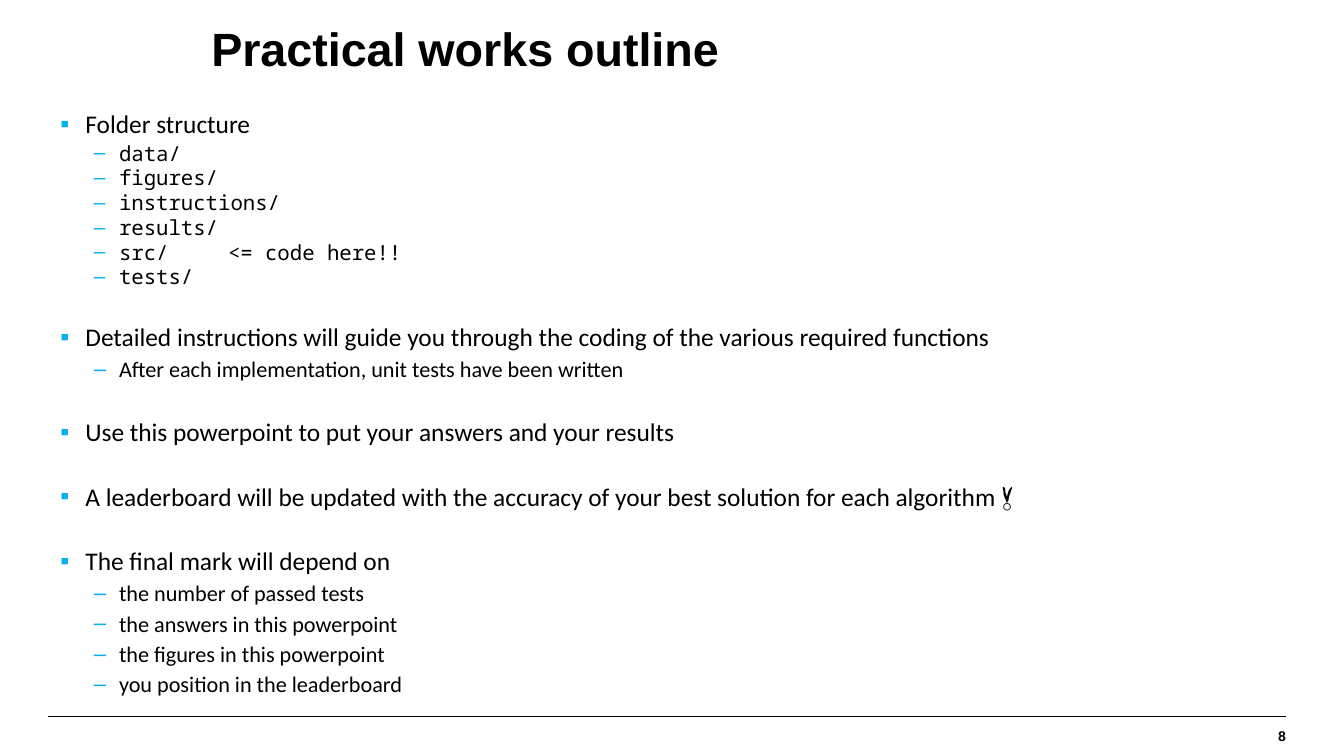
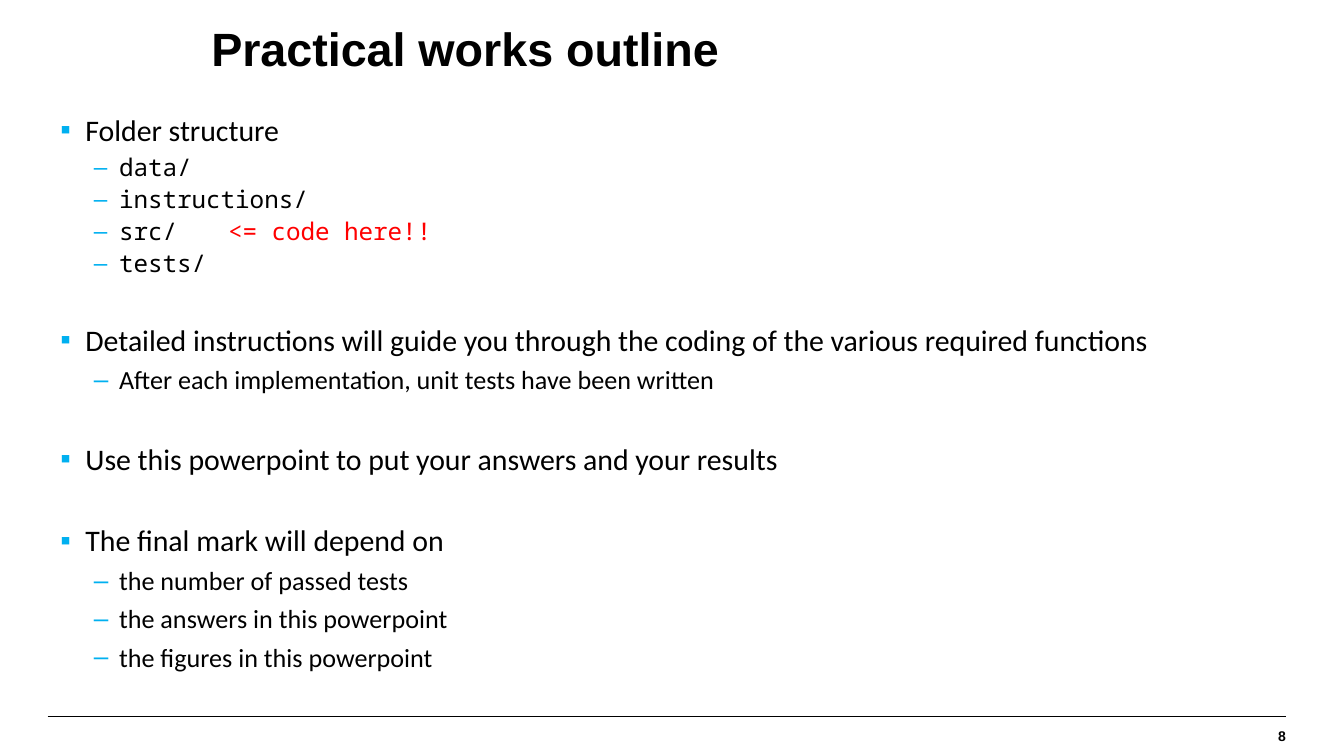
Before and after one commit to plutonheaven/prx-practical-lab, a slide deck: slide 8 of instructions/GNSS positioning algo - answers.pptx. Drawn at 1344x756 pixels with LibreOffice and Linux fonts; fonts in the diff are those of the drawing; background and template pictures are left out. Boxes give left, top, right and bottom in pixels: in the first picture for what was removed or moved away, otherwise in the second. Text is boxed around its words. In the diff, an @@ line names an element or a change of style, - is before the commit and + after.

Commit message:
Update instructions with treasure hunt (#24)

```diff
--- a/instructions/GNSS positioning algo - answers.pptx
+++ b/instructions/GNSS positioning algo - answers.pptx
@@ text "Folder structure" at (85,120,1148,672): size 13.6 to 16 pt in "Folder structure", "Detailed instructions will guide you through the ...", "Use this powerpoint to put your answers ...", "The final mark will depend on"; size 11.1 to 13 pt in "data/", "instructions/", "src/ <= code here!!", "tests/"; text colour #000000 to #FF0000 in "<= code here!!"; size 11.9 to 14 pt in "After each implementation, unit tests have been ...", "the number of passed tests", "the answers in this powerpoint", "the figures in this powerpoint"; line spacing 1 to 1.1 @@
@@ text at (119,169,218,190): paragraph removed @@
-    ‒ figures/
@@ text at (119,219,218,236): paragraph removed @@
-    ‒ results/
@@ text at (85,488,996,511): paragraph removed @@
-  ▪ A leaderboard will be updated with the accuracy of your best solution for each algorithm 🏅
@@ text at (119,676,402,696): paragraph removed @@
-    ‒ you position in the leaderboard
```
Also in this commit, not shown: 5 slides added, 3 other files.
